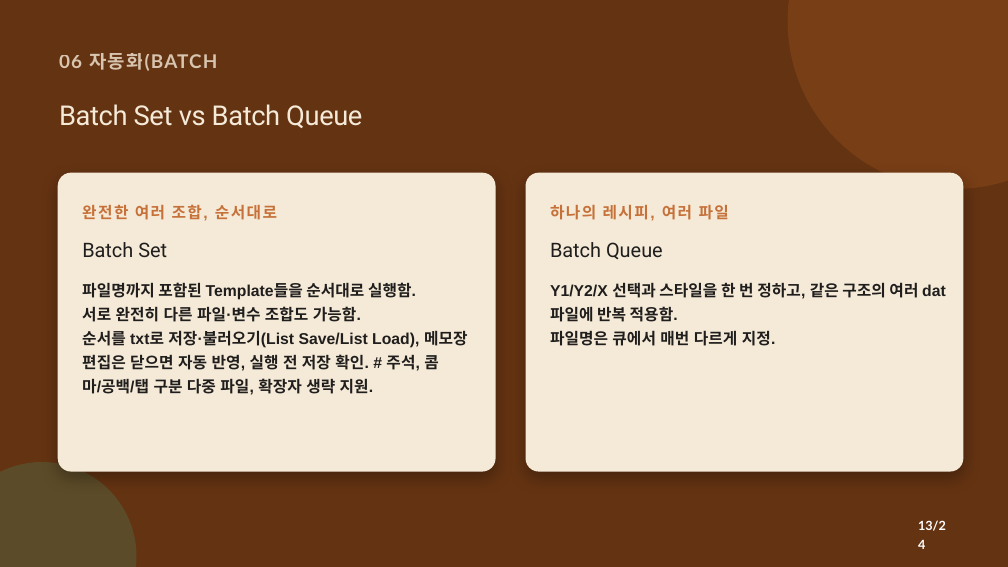
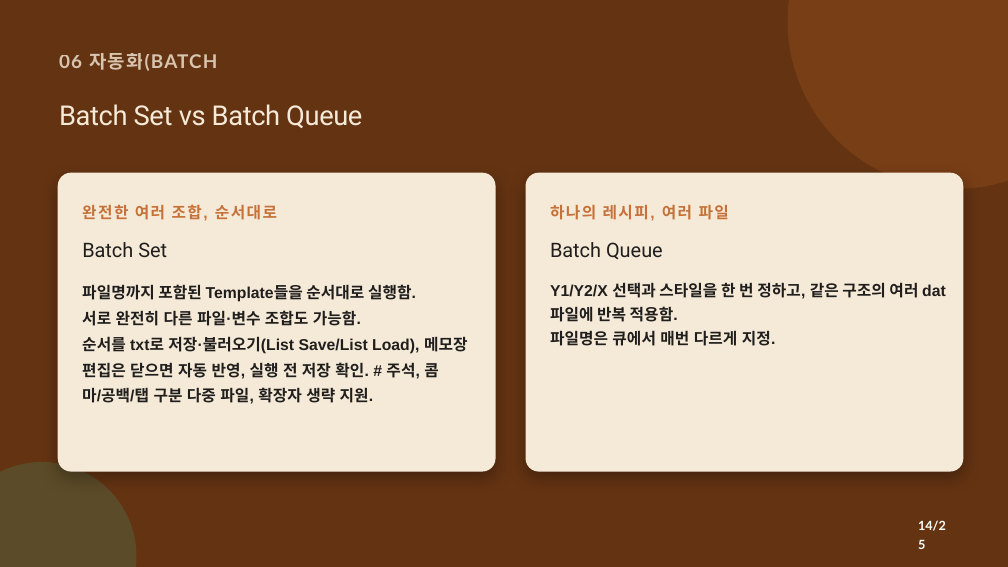
Before and after one commit to CWKIM113/CathPlot_Pub, a slide deck: slide 14 of CathPlot_발표.pptx (slide 13 before the commit). Drawn at 1008x567 pixels with LibreOffice and Linux fonts; fonts in the diff are those of the drawing. Boxes give left, top, right and bottom in pixels: in the first picture for what was removed or moved away, otherwise in the second. Text is boxed around its words. In the diff, an @@ line names an element or a change of style, - is before the commit and + after.

```diff
--- a/CathPlot_발표.pptx
+++ b/CathPlot_발표.pptx
@@ text "파일명까지 포함된 Template들을 순서대로 실행함." at (x1=82, y1=284, x2=468, y2=404): line spacing 1.27 to 1.37 @@
@@ text at (x1=918, y1=520, x2=946, y2=531): text changed @@
-13/24
+14/25
```
Also in this commit, not shown: 23 other slides changed, 1 slide added, 2 other files.
